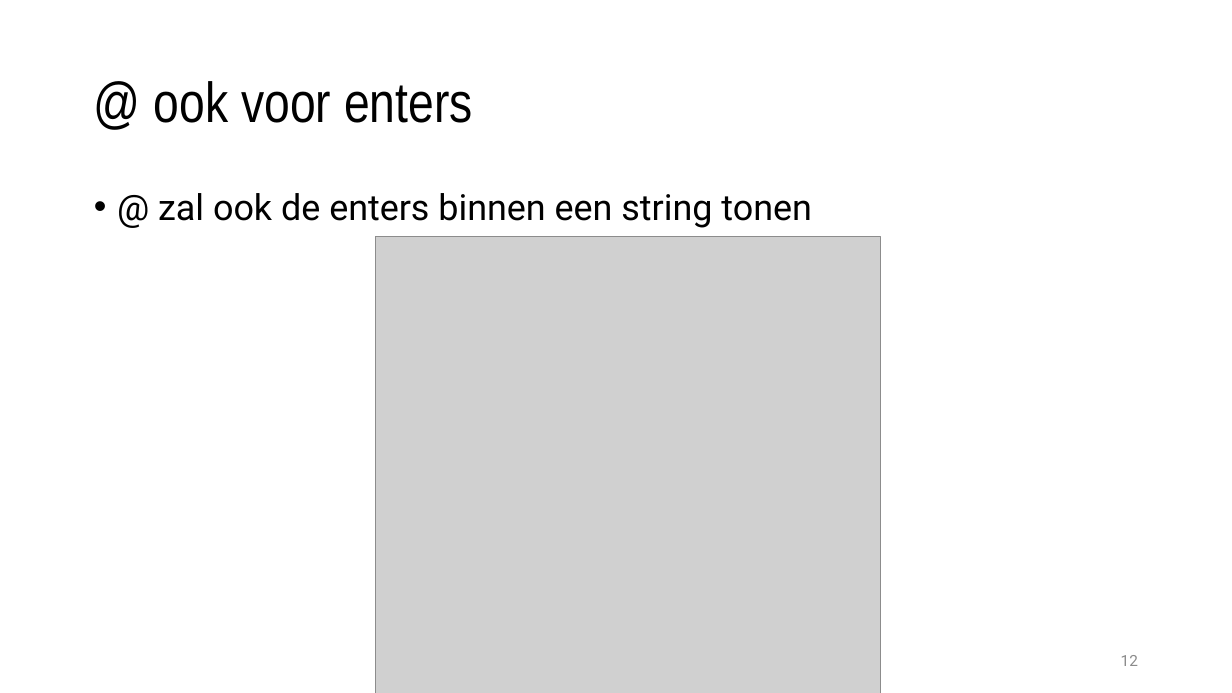
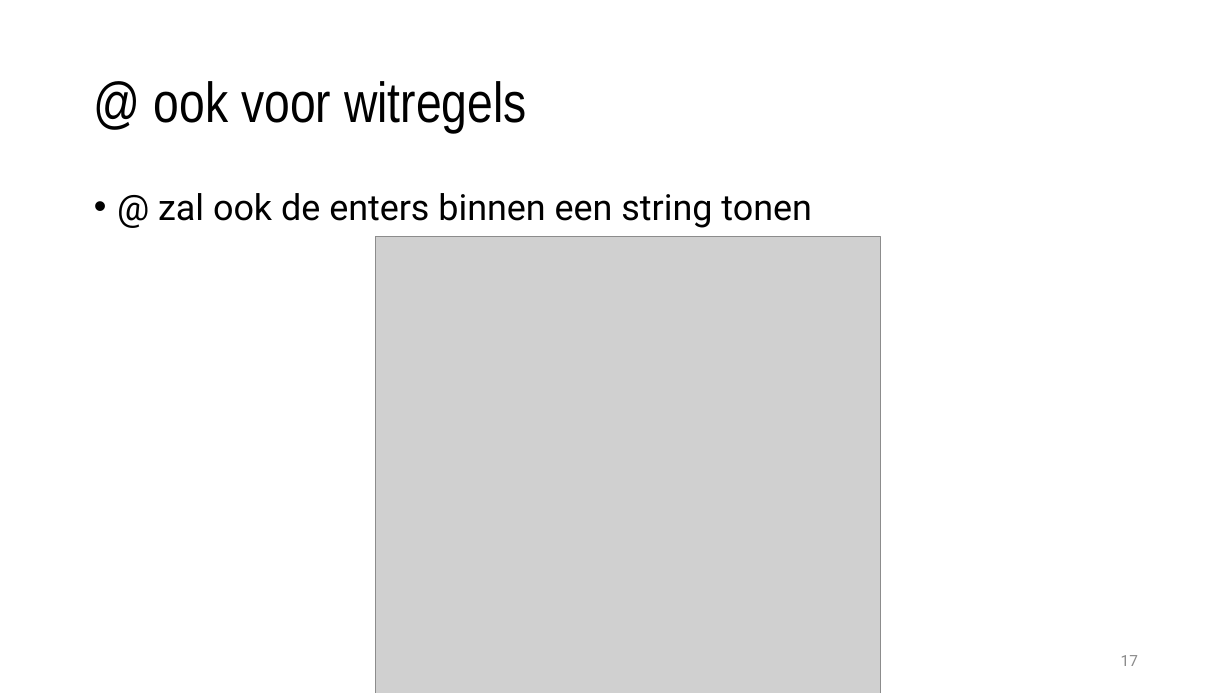
Before and after one commit to timdams/csharpbook, a slide deck: slide 17 of _SLIDES/2020/H3- Tekst in code gebruiken/H3_1_tekst.pptx (slide 12 before the commit). Drawn at 1232x693 pixels with LibreOffice and Linux fonts; fonts in the diff are those of the drawing; grey boxes stand for pictures; background and template pictures are left out. Boxes give left, top, right and bottom in pixels: in the first picture for what was removed or moved away, otherwise in the second. Text is boxed around its words. In the diff, an @@ line names an element or a change of style, - is before the commit and + after.

```diff
--- a/_SLIDES/2020/H3- Tekst in code gebruiken/H3_1_tekst.pptx
+++ b/_SLIDES/2020/H3- Tekst in code gebruiken/H3_1_tekst.pptx
@@ title at (154,81,527,132): text changed @@
-@ ook voor enters
+@ ook voor witregels
@@ page number at (1121,655,1138,666): text changed @@
-12
+17
```
Also in this commit, not shown: 5 other slides changed, 23 slides added, 13 slides removed, 11 other files.
